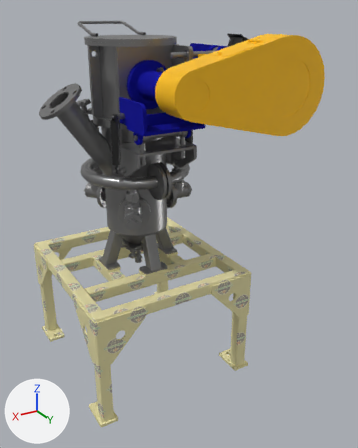
The glTF model models/model7.glb: old version first, new version second.
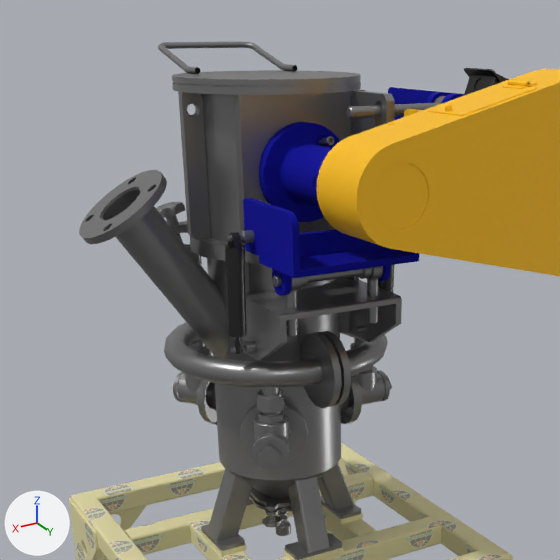
Each version is shown whole from a 50 mm camera at (0.849, 1.768, 1.495) aimed at (-0.16, 0.086, 0.655), then close up on the part from 0% to 77% of the width and 0% to 61% of the height. The axes (+X, +Y, +Z) are drawn at lower left. The lights are the same throughout. The first two pictures are the older version.

The first close-up shows 'B(M6X20)', 'ノズル1', 'ヒンジプレート', 'ヒンジプレート.001', 'モータ(3．7kW_2P_屋内_三菱\\\nX0\\).002', '側面プレート', '角パイプ2.002'.
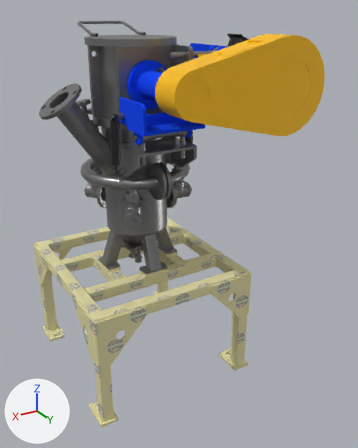
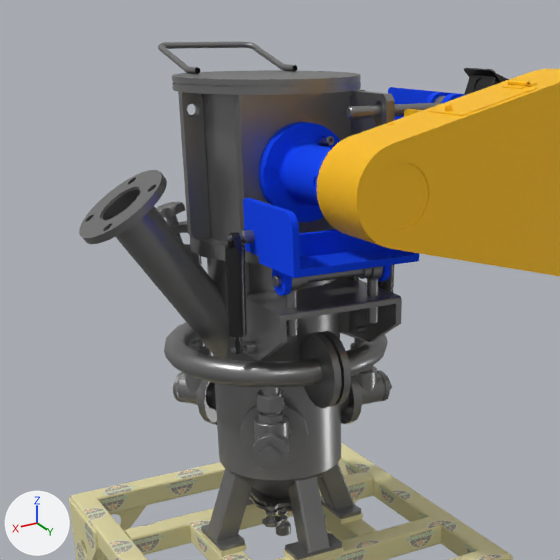
What differs and where, as boxes (x1, y1, x2, y2) in the close-ups (560 x 560 px):
'側面プレート', recoloured (lighter)
    both: (243, 87, 467, 278)
'ヒンジプレート.001', recoloured (lighter)
    both: (272, 269, 292, 296)
'ヒンジプレート', recoloured
    both: (378, 265, 391, 281)

The edits, one by one:
Material 'blue.001' (mat_blue_001) changes colour from blue #0003ab to blue #004fff; in linear values from (0.0, 0.000931, 0.409) to (0.0, 0.0782, 1.0).
